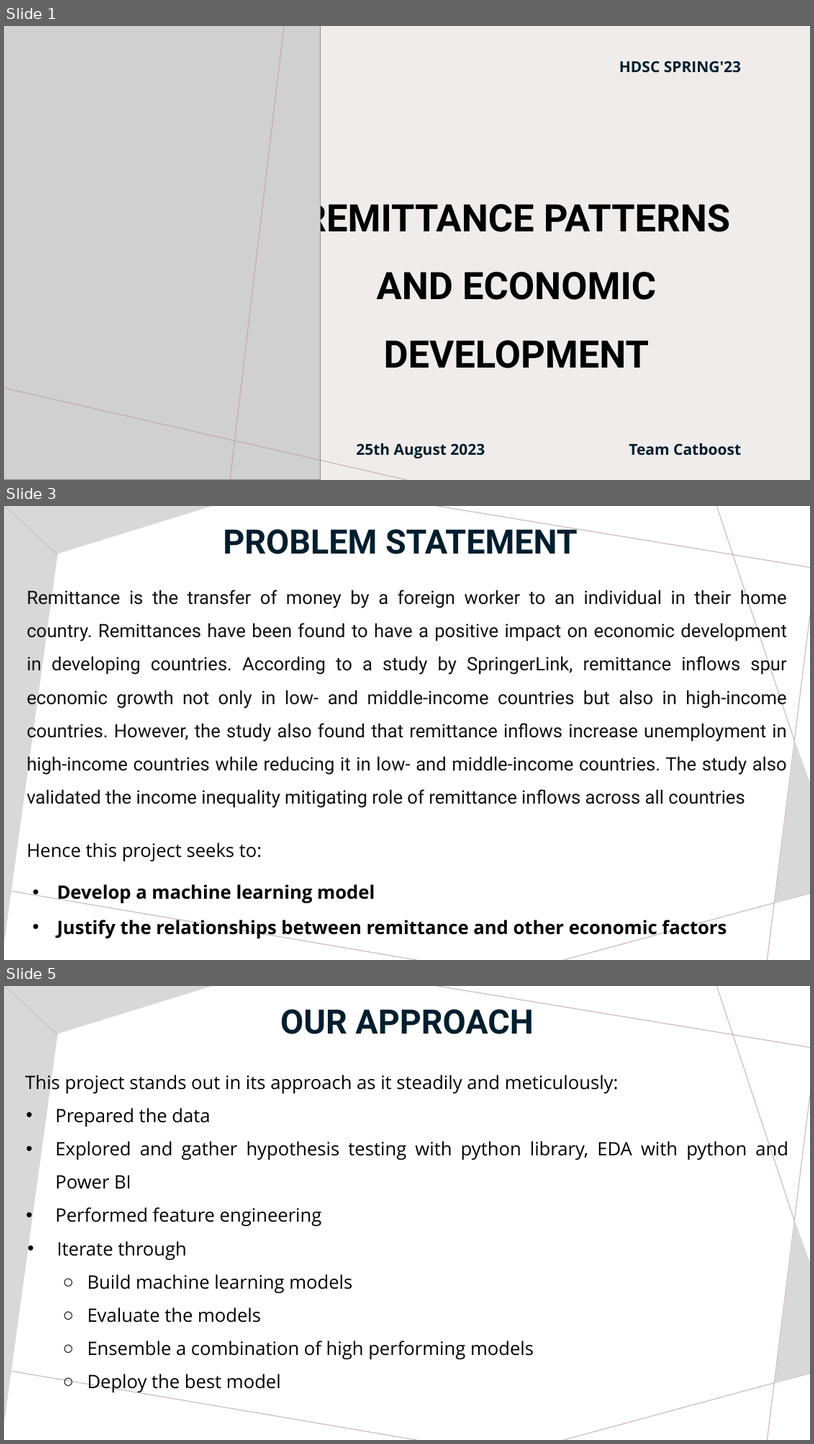
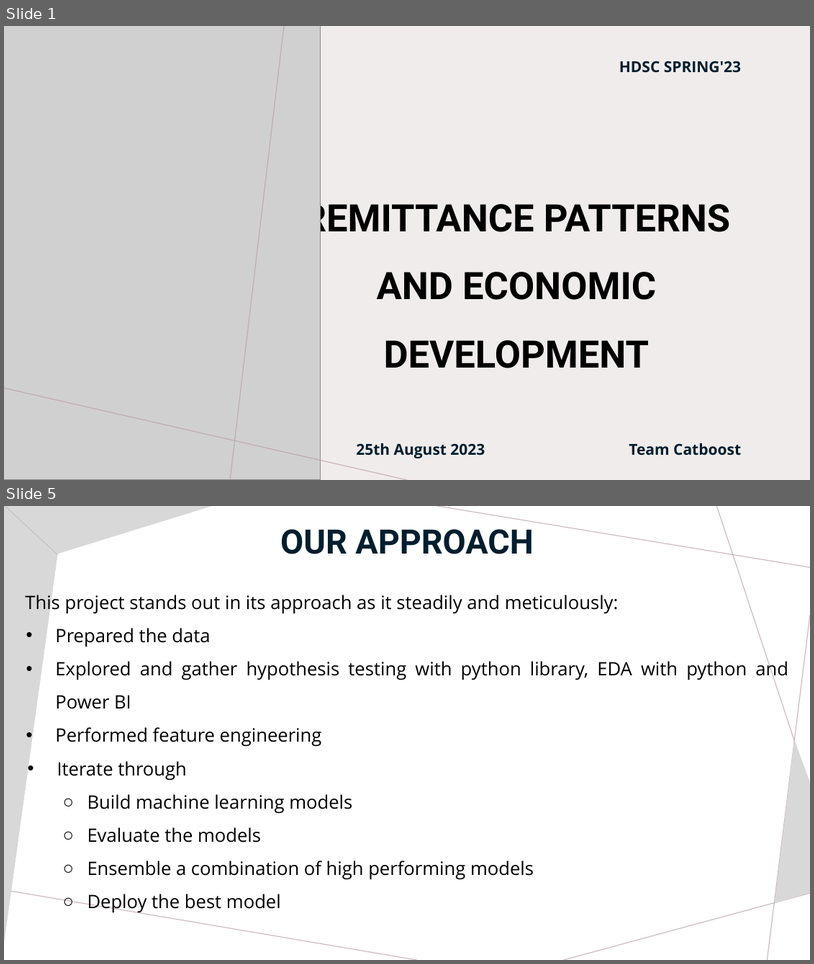
Before and after one commit to MiracleUche123/CatBoost-Team-Project, a slide deck: Presentation Slide Team Catboost.pptx. Shown one above the other, each under a label of ours: slides 1, 3 and 5 before the commit, slides 1 and 5 after it; the slides between them are not shown. The pictures are 814x1444 and 814x964 pixels, drawn with LibreOffice and Linux fonts; fonts in the diff are those of the drawing; grey boxes stand for pictures. Boxes give left, top, right and bottom in pixels: in the first picture for what was removed or moved away, otherwise in the second. Text is boxed around its words. In the diff, an @@ line names an element or a change of style, - is before the commit and + after.

```diff
--- a/Presentation Slide Team Catboost.pptx
+++ b/Presentation Slide Team Catboost.pptx
@@ slide 3 removed at [4, 506, 810, 960], background #FFFFFF; not listed: 11 template elements that a slide beside it also shows @@
@@ title removed at [223, 523, 578, 554] @@
-PROBLEM STATEMENT
@@ text removed at [27, 587, 787, 808] @@
-Remittance is the transfer of money by a foreign worker to an individual in their home country. Remittances have been found to have a positive impact on economic development in developing countries. According to a study by SpringerLink, remittance inflows spur economic growth not only in low- and middle-income countries but also in high-income countries. However, the study also found that remittance inflows increase unemployment in high-income countries while reducing it in low- and middle-income countries. The study also validated the income inequality mitigating role of remittance inflows across all countries
@@ text removed at [27, 842, 375, 903] @@
-Hence this project seeks to:
-• Develop a machine learning model
@@ text removed at [57, 916, 727, 939] @@
-• Justify the relationships between remittance and other economic factors
```
Also in this commit, not shown: 8 slides changed, 10 slides added, 4 other slides removed.
